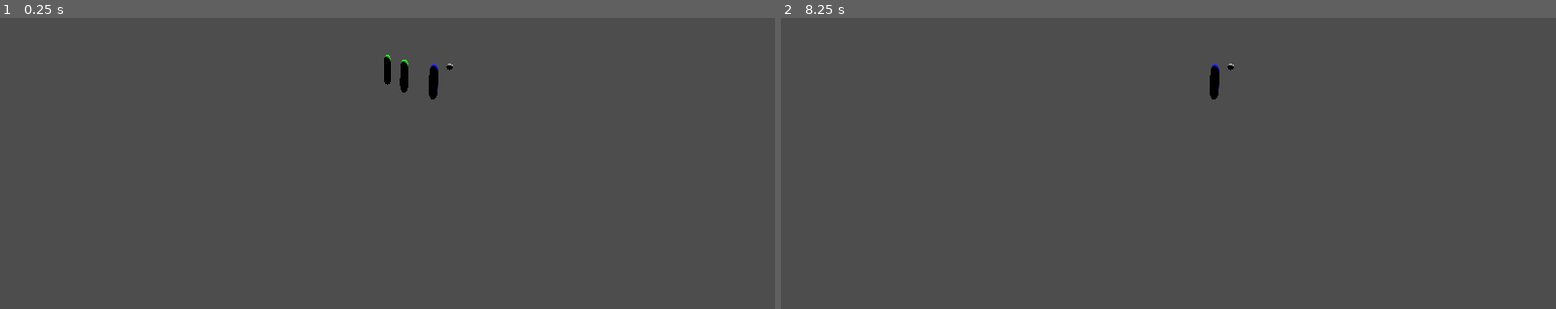
Above: before the commit, frames 1-2 (left to right).
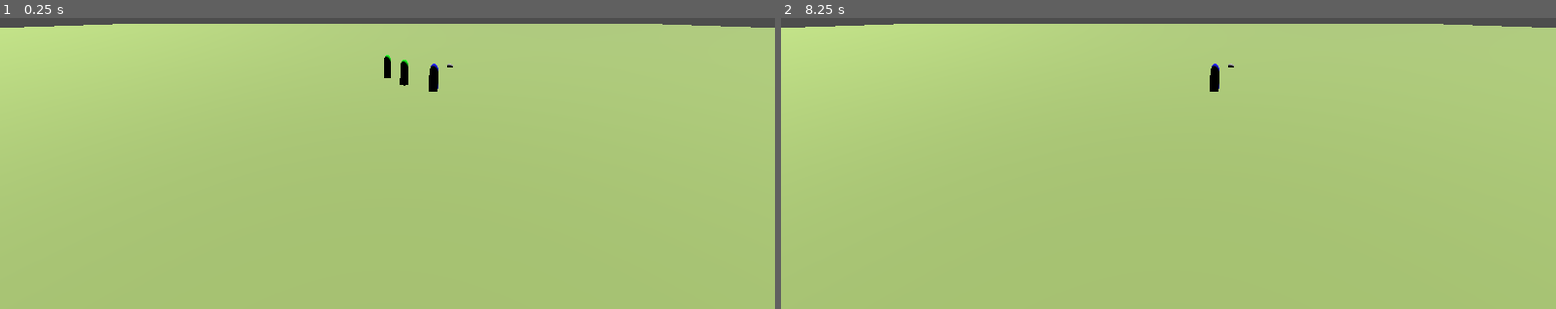
Above: after the commit, the same moments.

Repository: bootlegchan/Prototype
Game: Godot game, scene res://Main.tscn
Two runs of this game, one before a commit and one after it. Both use one fixed random seed, a clock stepped at 60 frames per second and the inputs below.
Inputs:
- Up to frame 1 (0.25 s): no input
- Up to frame 2 (8.25 s): tap Enter at 0.5, 2, 3.5 s; tap Space at 1.25, 2.75, 4.25 s

The runs differ from the first frame. In frame 1, 97% of the frame differs, in the area x 0-100%, y 2-100%; in frame 2, 98%.

Commit message:
Visualisation Fix 2

Diff:
--- a/data/definitions/world/ground.json
+++ b/data/definitions/entities/world/ground.json
@@ -3,7 +3,7 @@
 	"base_node_type": "StaticBody3D",
 	"components": {
 		"VisualComponent": {
-			"asset_path": "res://assets/world/ground.tscn"
+			"asset_path": "res://assets/scenes/world/ground.tscn"
 		}
 	}
 }
--- a/project.godot
+++ b/project.godot
@@ -18,15 +18,15 @@
 [autoload]
 
 Config="*res://script/singletons/Config.gd"
+EntityFactory="*res://script/singletons/EntityFactory.gd"
+EntityManager="*res://script/singletons/EntityManager.gd"
+TimeSystem="*res://script/singletons/TimeSystem.gd"
 EventSystem="*res://script/singletons/EventSystem.gd"
 TagRegistry="*res://script/singletons/TagRegistry.gd"
 StateRegistry="*res://script/singletons/StateRegistry.gd"
 ItemRegistry="*res://script/singletons/ItemRegistry.gd"
-EntityFactory="*res://script/singletons/EntityFactory.gd"
 SpawningSystem="*res://script/singletons/SpawningSystem.gd"
+DebugLogSystem="*res://script/singletons/DebugLogSystem.gd"
 SchedulingSystem="*res://script/singletons/SchedulingSystem.gd"
-EntityManager="*res://script/singletons/EntityManager.gd"
-TimeSystem="*res://script/singletons/TimeSystem.gd"
-DebugLogSystem="*res://script/singletons/DebugLogSystem.gd"
 ConflictResolutionSystem="*res://script/singletons/ConflictResolutionSystem.gd"
 NavigationManager="*res://script/singletons/NavigationManager.gd"
--- a/script/singletons/Config.gd
+++ b/script/singletons/Config.gd
@@ -1,5 +1,7 @@
 extends Node
 
+# --- THIS IS THE FIX ---
+# All paths are now simple, direct, and logically correct.
 const ENTITY_DEFINITION_PATH = "res://data/definitions/entities/"
 const ITEM_DEFINITION_PATH = "res://data/definitions/items/"
 const STATE_DEFINITION_PATH = "res://data/definitions/states/"
@@ -7,10 +9,13 @@
 const SPAWN_LIST_PATH = "res://data/definitions/spawn_lists/"
 const TAG_DEFINITION_PATH = "res://data/definitions/tags/"
 const TIME_SETTINGS_FILE_PATH = "res://data/definitions/settings/time_settings.json"
-const CALENDER_FILE_PATH = "res://data/definitions/world/calender.json"
-const WORLD_STATE_FILE_PATH = "res://data/definitions/world/world_state.json"
+
+# World data is now in its own top-level directory.
+const CALENDER_FILE_PATH = "res://data/world/calender.json"
+const WORLD_STATE_FILE_PATH = "res://data/world/world_state.json"
 
 const COMPONENT_PATH = "res://script/components/"
+# --- END OF FIX ---
 
 func _init() -> void:
 	print("[DIAGNOSTIC] Config.gd _init() called.")
--- a/script/singletons/EntityFactory.gd
+++ b/script/singletons/EntityFactory.gd
@@ -60,15 +60,11 @@
 
 		if is_instance_valid(component_node) and component_node.has_method("initialize"):
 			print("EntityFactory: Calling initialize on component '%s'." % component_name)
-			# --- THIS IS THE FIX ---
-			# Pass the root_node in the initialize call to match the new signature.
 			Callable(component_node, "initialize").callv([initial_data, root_node, entity_logic_node])
-			# --- END OF FIX ---
 		elif is_instance_valid(component_node):
 			push_warning("EntityFactory: Component '%s' does not have an 'initialize' method." % component_name)
 		else:
 			printerr("EntityFactory: Invalid component node '%s' found after adding." % component_name)
-
 
 	print("Successfully created entity logic node and components for definition '%s'." % definition_id)
 	return entity_logic_node
Renamed: scenes/entities/ground.tscn -> assets/scenes/world/ground.tscn
Renamed: data/definitions/world/calender.json -> data/world/calender.json
Renamed: data/definitions/world/world_state.json -> data/world/world_state.json
